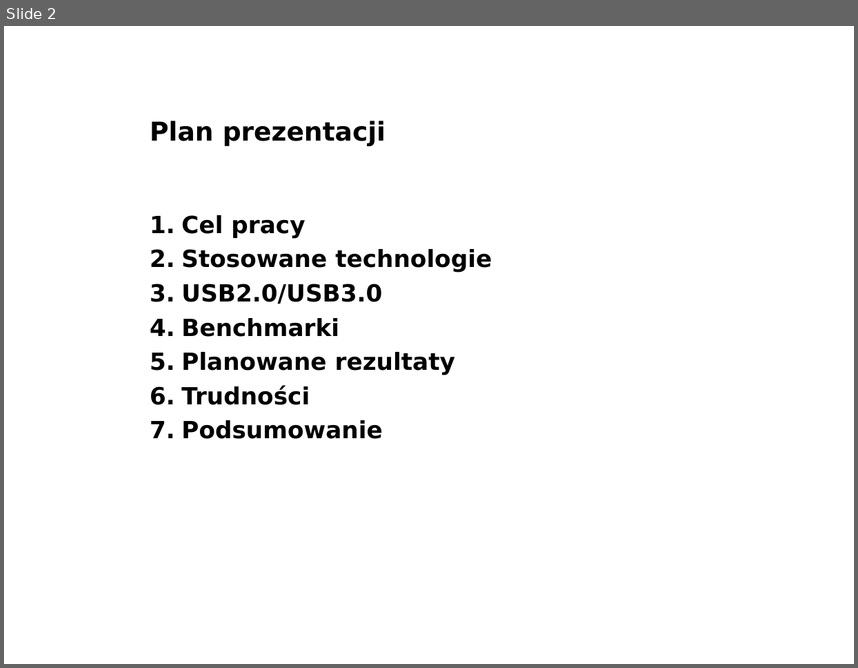
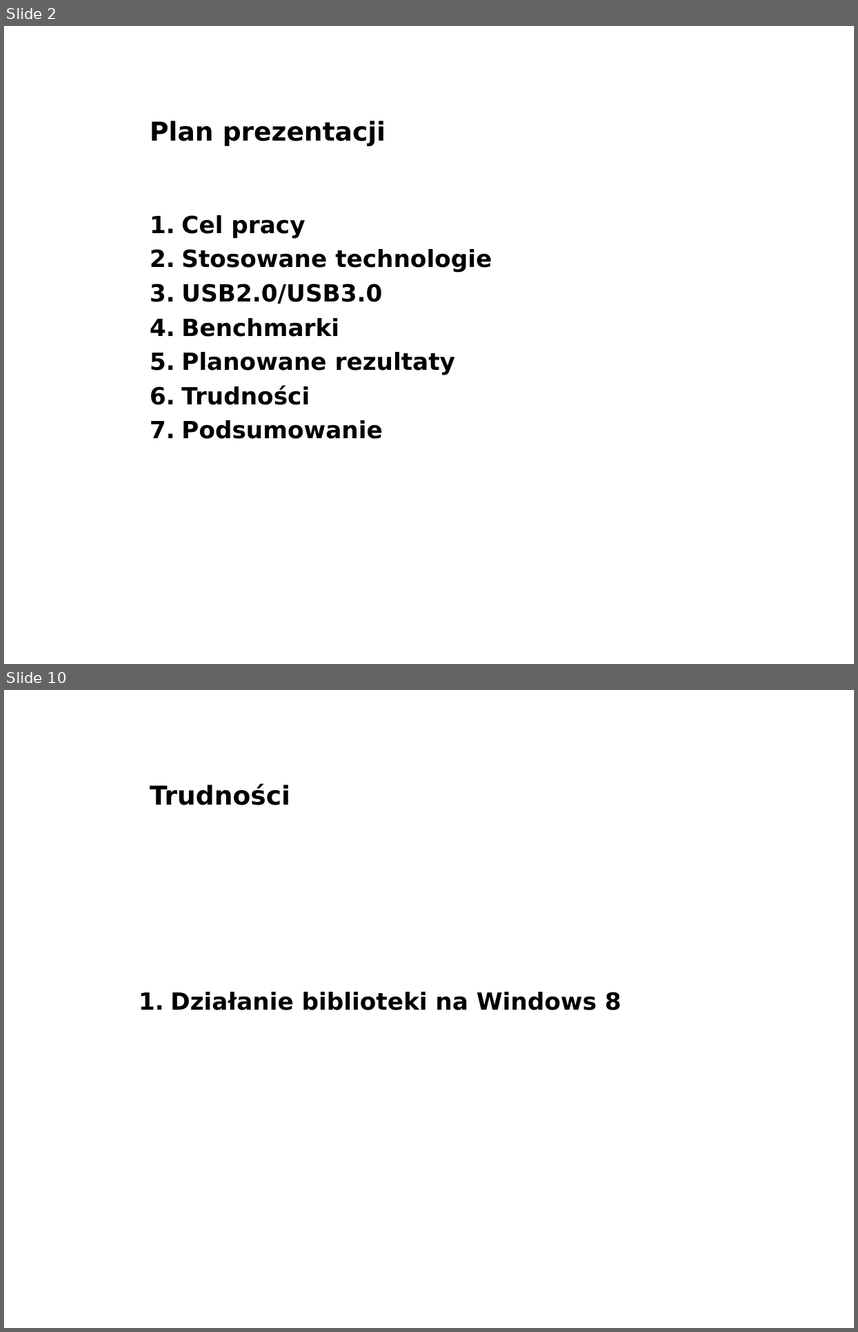
Before and after one commit to lpawlik91/USBSpeedTest, a slide deck: docs/seminaria1.ppt. Shown one above the other, each under a label of ours: slide 2 before the commit, slides 2 and 10 after it; the slides between them are not shown. The pictures are 858x668 and 858x1332 pixels, drawn with LibreOffice and Linux fonts; fonts in the diff are those of the drawing; background and template pictures are left out. Boxes give left, top, right and bottom in pixels: in the first picture for what was removed or moved away, otherwise in the second. Text is boxed around its words. In the diff, an @@ line names an element or a change of style, - is before the commit and + after.

```diff
--- a/docs/seminaria1.ppt
+++ b/docs/seminaria1.ppt
@@ slide 10 added at (4, 690, 854, 1328), background picture (left out) @@
@@ title added at (150, 784, 290, 805), 22 pt, text #000000, bold @@
+Trudności
@@ text added at (170, 992, 622, 1010), 20 pt, text #000000, bold @@
+1. Działanie biblioteki na Windows 8
```
Also in this commit, not shown: 3 slides changed, 5 other slides added, 4 slides removed.
